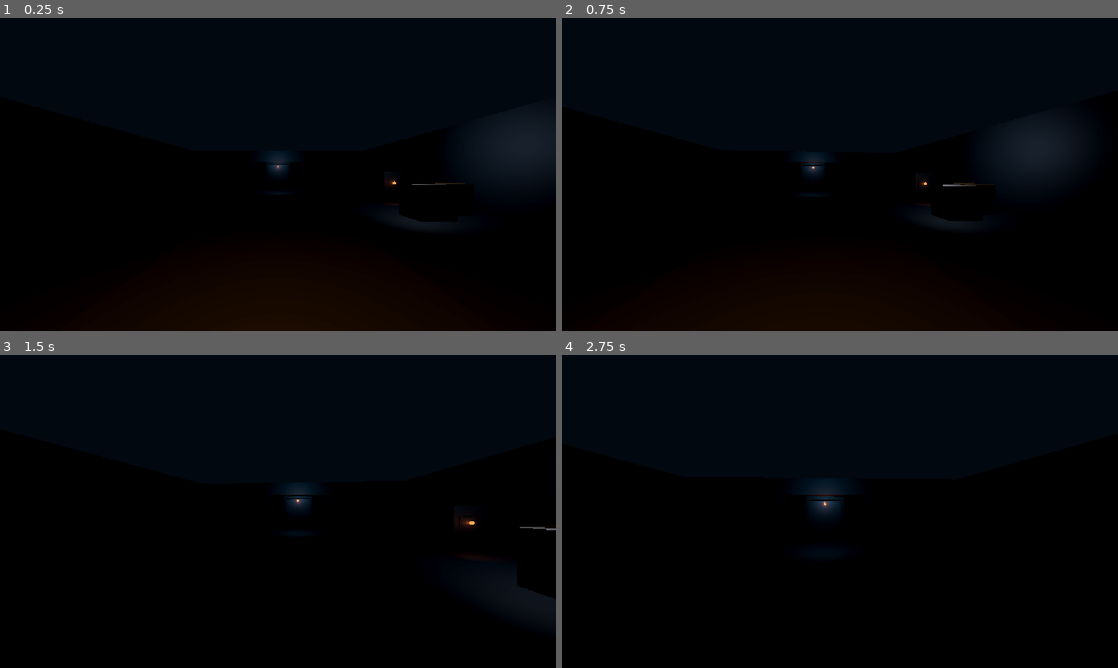
Above: before the commit, frames 1-4 (two rows, left to right).
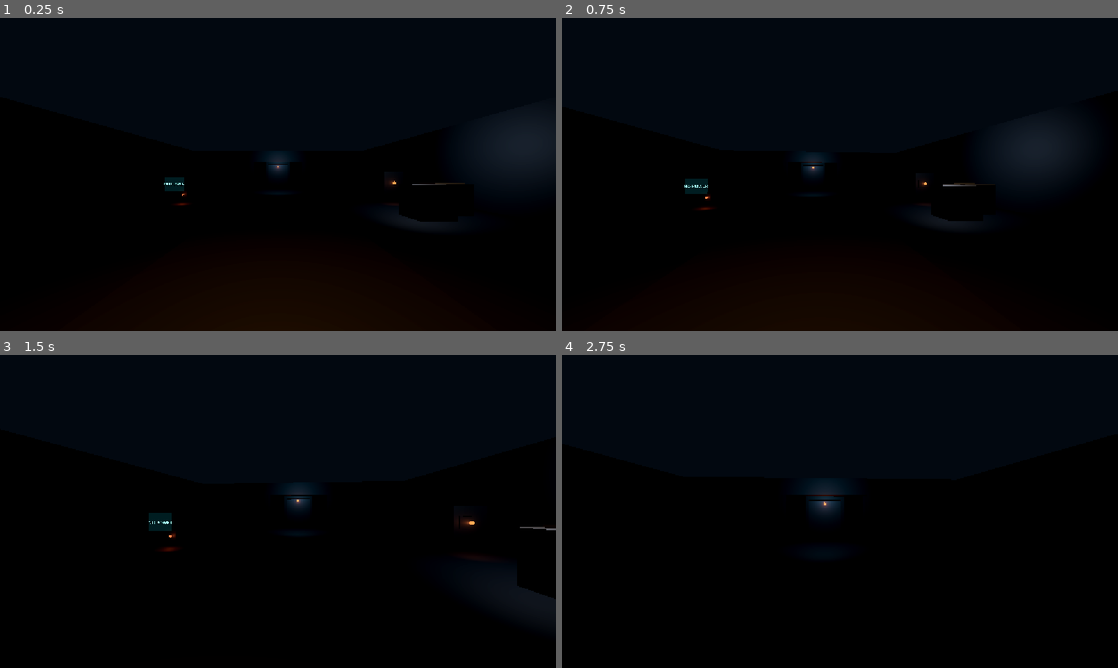
Above: after the commit, the same moments.

Repository: marvlock/MARA
Game: Godot game, scene res://scenes/levels/docking_bay.tscn
Same seed, same stepped clock (60 frames per second), same inputs: the game is played once before the commit and once after it.
Inputs (mouse positions are in pixels of both pictures, inside the frame that each line leads up to):
- Up to frame 1 (0.25 s): no input
- Up to frame 2 (0.75 s): tap Enter at 0.5 s; move the mouse to (867, 174) at 0.52 s; hold W (move_forward) from 0.53 s (still down); hold E (interact) from 0.53 s (still down)
- Up to frame 3 (1.5 s): keep holding W (move_forward); move the mouse to (250, 511) at 1.27 s; release E (interact) at 1.28 s; tap Ctrl (crouch) at 1.35 s
- Up to frame 4 (2.75 s): keep holding W (move_forward); tap E (interact) at 1.55 s; move the mouse to (851, 505) at 2.02 s; hold E (interact) from 2.03 s (still down)

The runs differ from the first frame. In frame 1, 0.2% of the frame differs, in the area x 29-34%, y 50-60%; in frame 2, 0.2%; in frame 3, 0.3%, in the area x 26-32%, y 50-63%; in frame 4, nothing differs.

Commit message:
feat: add powered docking terminal

Diff:
--- a/scenes/levels/docking_bay.tscn
+++ b/scenes/levels/docking_bay.tscn
@@ -3,6 +3,7 @@
 [ext_resource type="PackedScene" path="res://scenes/characters/player.tscn" id="1_player"]
 [ext_resource type="PackedScene" path="res://scenes/props/sliding_door.tscn" id="2_sliding_door"]
 [ext_resource type="PackedScene" path="res://scenes/props/power_console.tscn" id="3_power_console"]
+[ext_resource type="PackedScene" path="res://scenes/props/terminal.tscn" id="4_terminal"]
 
 [sub_resource type="Environment" id="Environment_docking_bay"]
 background_mode = 1
@@ -256,4 +257,8 @@
 [node name="DockingPowerConsole" parent="." instance=ExtResource("3_power_console")]
 position = Vector3(6.5, 0, -2.2)
 
+[node name="DockingTerminal" parent="." instance=ExtResource("4_terminal")]
+position = Vector3(-5.8, 0, -2.2)
+
 [connection signal="power_restored" from="DockingPowerConsole" to="LockedInnerDoor" method="unlock"]
+[connection signal="power_restored" from="DockingPowerConsole" to="DockingTerminal" method="set_powered" binds= [true]]
--- /dev/null
+++ b/scenes/props/terminal.tscn
@@ -0,0 +1,105 @@
+[gd_scene load_steps=8 format=3]
+
+[ext_resource type="Script" path="res://scripts/interactions/terminal.gd" id="1_terminal_script"]
+[ext_resource type="Script" path="res://scripts/interactions/interactable.gd" id="2_interactable_script"]
+
+[sub_resource type="BoxMesh" id="BoxMesh_body"]
+size = Vector3(1.4, 1.6, 0.5)
+
+[sub_resource type="BoxShape3D" id="BoxShape_body"]
+size = Vector3(1.4, 1.6, 0.5)
+
+[sub_resource type="StandardMaterial3D" id="Material_body"]
+albedo_color = Color(0.12, 0.16, 0.19, 1)
+metallic = 0.68
+roughness = 0.46
+
+[sub_resource type="BoxMesh" id="BoxMesh_display"]
+size = Vector3(1.05, 0.76, 0.04)
+
+[sub_resource type="StandardMaterial3D" id="Material_display"]
+albedo_color = Color(0.025, 0.08, 0.09, 1)
+emission_enabled = true
+emission = Color(0.02, 0.12, 0.13, 1)
+
+[sub_resource type="CylinderMesh" id="CylinderMesh_status"]
+top_radius = 0.06
+bottom_radius = 0.06
+height = 0.04
+
+[sub_resource type="StyleBoxFlat" id="StyleBox_terminal"]
+bg_color = Color(0.02, 0.055, 0.065, 0.96)
+border_width_left = 1
+border_width_top = 1
+border_width_right = 1
+border_width_bottom = 1
+border_color = Color(0.35, 0.86, 0.84, 0.8)
+content_margin_left = 28.0
+content_margin_top = 24.0
+content_margin_right = 28.0
+content_margin_bottom = 24.0
+
+[node name="Terminal" type="StaticBody3D"]
+script = ExtResource("1_terminal_script")
+
+[node name="BodyMesh" type="MeshInstance3D" parent="."]
+position = Vector3(0, 0.8, 0)
+mesh = SubResource("BoxMesh_body")
+material_override = SubResource("Material_body")
+
+[node name="CollisionShape3D" type="CollisionShape3D" parent="."]
+position = Vector3(0, 0.8, 0)
+shape = SubResource("BoxShape_body")
+
+[node name="DisplayMesh" type="MeshInstance3D" parent="."]
+position = Vector3(0, 1.03, 0.275)
+mesh = SubResource("BoxMesh_display")
+material_override = SubResource("Material_display")
+
+[node name="ScreenLabel" type="Label3D" parent="."]
+position = Vector3(0, 1.02, 0.3)
+pixel_size = 0.005
+font_size = 42
+outline_size = 4
+modulate = Color(0.55, 0.98, 0.95, 1)
+text = "NO POWER"
+horizontal_alignment = 1
+
+[node name="StatusMesh" type="MeshInstance3D" parent="."]
+position = Vector3(0.48, 0.43, 0.29)
+rotation_degrees = Vector3(90, 0, 0)
+mesh = SubResource("CylinderMesh_status")
+
+[node name="StatusLight" type="OmniLight3D" parent="."]
+position = Vector3(0.48, 0.43, 0.39)
+light_energy = 0.25
+omni_range = 1.5
+
+[node name="Interactable" type="Node" parent="."]
+script = ExtResource("2_interactable_script")
+interaction_text = "Terminal Offline"
+
+[node name="TerminalScreen" type="CanvasLayer" parent="."]
+layer = 4
+
+[node name="Center" type="CenterContainer" parent="TerminalScreen"]
+anchors_preset = 15
+anchor_right = 1.0
+anchor_bottom = 1.0
+grow_horizontal = 2
+grow_vertical = 2
+
+[node name="Panel" type="PanelContainer" parent="TerminalScreen/Center"]
+custom_minimum_size = Vector2(560, 320)
+layout_mode = 2
+theme_override_styles/panel = SubResource("StyleBox_terminal")
+
+[node name="Margin" type="MarginContainer" parent="TerminalScreen/Center/Panel"]
+layout_mode = 2
+
+[node name="Text" type="Label" parent="TerminalScreen/Center/Panel/Margin"]
+layout_mode = 2
+theme_override_colors/font_color = Color(0.64, 0.98, 0.95, 1)
+theme_override_font_sizes/font_size = 20
+text = "ARK-7 DOCKING TERMINAL"
+vertical_alignment = 1
--- /dev/null
+++ b/scripts/interactions/terminal.gd
@@ -0,0 +1,83 @@
+class_name Terminal
+extends StaticBody3D
+
+## Reusable powered terminal. Content remains data-driven at the call site later;
+## this first version establishes power gating and a minimal readable interface.
+
+signal terminal_opened
+signal terminal_closed
+
+@export var starts_powered: bool = false
+@export_multiline var boot_message: String = "ARK-7 DOCKING TERMINAL\n\nSYSTEM BOOT COMPLETE\nLOCAL POWER: STABLE\n\nAwaiting operator input."
+
+@onready var interactable: Interactable = $Interactable
+@onready var status_mesh: MeshInstance3D = $StatusMesh
+@onready var status_light: OmniLight3D = $StatusLight
+@onready var screen_label: Label3D = $ScreenLabel
+@onready var terminal_screen: CanvasLayer = $TerminalScreen
+@onready var terminal_text: Label = $TerminalScreen/Center/Panel/Margin/Text
+
+var is_powered := false
+var is_open := false
+
+
+func _ready() -> void:
+	interactable.interacted.connect(_on_interacted)
+	terminal_screen.hide()
+	set_powered(starts_powered)
+
+
+func set_powered(value: bool) -> void:
+	is_powered = value
+	if not is_powered:
+		set_terminal_open(false)
+	_update_status()
+
+
+func set_terminal_open(value: bool) -> void:
+	if value and not is_powered:
+		return
+	if is_open == value:
+		return
+
+	is_open = value
+	terminal_screen.visible = is_open
+	_update_status()
+	if is_open:
+		terminal_opened.emit()
+	else:
+		terminal_closed.emit()
+
+
+func _on_interacted(_player: Node) -> void:
+	if not is_powered:
+		return
+
+	set_terminal_open(not is_open)
+
+
+func _update_status() -> void:
+	var color := Color(0.75, 0.3, 0.18, 1.0)
+	if is_powered:
+		color = Color(0.32, 0.82, 0.82, 1.0)
+
+	var material := StandardMaterial3D.new()
+	material.albedo_color = color
+	material.emission_enabled = true
+	material.emission = color
+	material.emission_energy_multiplier = 1.3
+	status_mesh.material_override = material
+	status_light.light_color = color
+	status_light.light_energy = 1.15 if is_powered else 0.25
+
+	if not is_powered:
+		interactable.interaction_text = "Terminal Offline"
+		screen_label.text = "NO POWER"
+	elif is_open:
+		interactable.interaction_text = "Close Terminal"
+		screen_label.text = "ACTIVE"
+	else:
+		interactable.interaction_text = "Access Terminal"
+		screen_label.text = "READY"
+
+	terminal_text.text = boot_message
Not shown, added: scripts/interactions/terminal.gd.uid
Not shown, changed: docs/DEVELOPMENT_LOG.md
